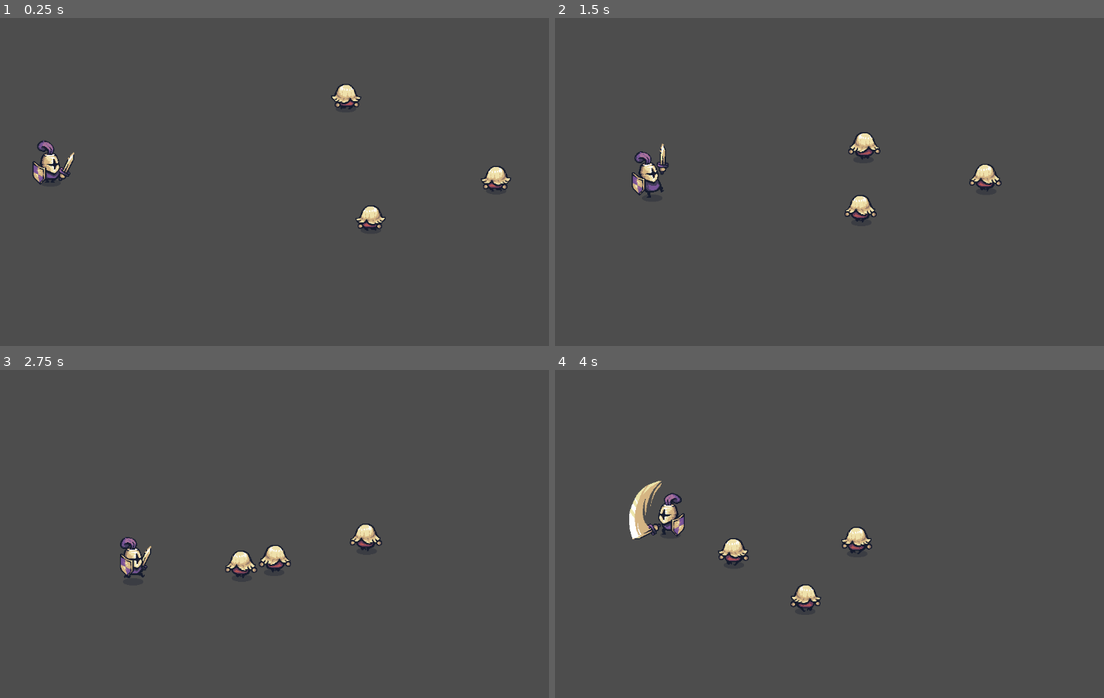
Above: before the commit, frames 1-4 (two rows, left to right).
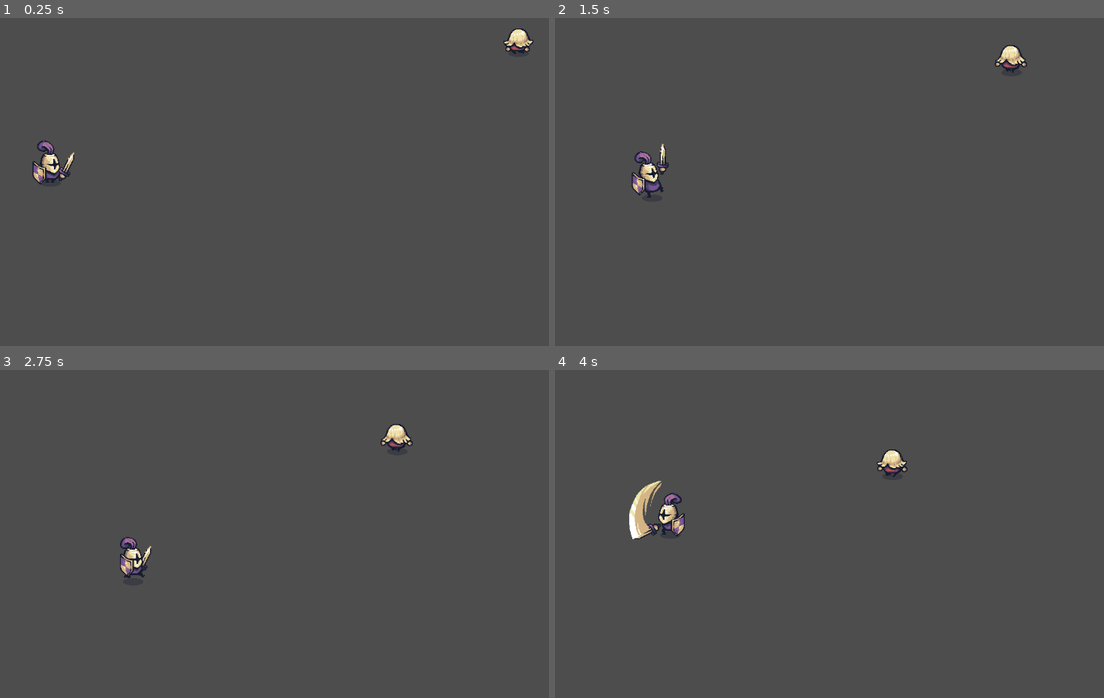
Above: after the commit, the same moments.

Repository: eugeniodomi/Bootcamp-Santander-DIO
Game: Godot game, scene res://test_scenes/test_battle.tscn
The game is run twice, just before and just after one commit, with the same random seed, the same clock (stepped at 60 frames per second) and the same inputs. The project has no main scene, so this scene is started directly.
Inputs (mouse positions are in pixels of both pictures, inside the frame that each line leads up to):
- Up to frame 1 (0.25 s): no input
- Up to frame 2 (1.5 s): move the mouse to (950, 162) at 0.52 s; hold D (move_right) 0.53-1.28 s; click (950, 162) at 0.6 s; move the mouse to (697, 195) at 1.27 s; hold S (move_down) from 1.28 s (still down); click (697, 195) at 1.35 s
- Up to frame 3 (2.75 s): move the mouse to (323, 455) at 2.02 s; release S (move_down) at 2.03 s; hold D (move_right) from 2.03 s (still down); click (323, 455) at 2.1 s
- Up to frame 4 (4 s): move the mouse to (785, 596) at 2.77 s; release D (move_right) at 2.78 s; hold W (move_up) 2.78-3.53 s; click (785, 596) at 2.85 s; move the mouse to (994, 579) at 3.52 s; hold A (move_left) from 3.53 s (still down); click (994, 579) at 3.6 s

The runs differ from the first frame. In frame 1, 1.1% of the frame differs, in the area x 60-98%, y 3-65%; in frame 2, 1.2%, in the area x 52-86%, y 8-63%; in frame 3, 1.2%; in frame 4, 1.2%.

Commit message:
Buscando Inimigos Próximos
feature de "área" de colisão de attack da sowrd implementada

Diff:
--- a/player/player.gd
+++ b/player/player.gd
@@ -5,6 +5,7 @@
 
 @onready var sprite: Sprite2D = $Sprite2D
 @onready var animation_player: AnimationPlayer = $AnimationPlayer #filho do animation player
+@onready var sword_area: Area2D = $SwordArea
 
 var input_vector: Vector2 = Vector2(0, 0)
 var is_running: bool = false #checkbox do space, se era sim vira nao, se nao vira sim
@@ -111,14 +112,18 @@
 	#deal_damage_to_enemies()
 
 func deal_damage_to_enemies() -> void:
-	var enemies = get_tree().get_nodes_in_group("enemies")
-	for enemy in enemies:
-		enemy.damage(sword_damage)
+	var bodies = sword_area.get_overlapping_bodies() #pegar corpos dentro das areas, como corpo de um pawn
+	for body in bodies:
+		if body.is_in_group("enemies"):
+			var enemy: Enemy = body
+			enemy.damage(sword_damage)
+
+#depreceated anterior teste colisao sword
+#	var enemies = get_tree().get_nodes_in_group("enemies")
+#	for enemy in enemies:
+#		enemy.damage(sword_damage)
 
 	#print("Enemies: ", enemies.size())
 	# Acessar todos os inimigos
 	# Chamar a função "damage"
 	# Primeiro parametro com "sword_damage"
-
-
-	pass
--- a/player/player.tscn
+++ b/player/player.tscn
@@ -248,6 +248,9 @@
 "run": SubResource("Animation_t351i")
 }
 
+[sub_resource type="CircleShape2D" id="CircleShape2D_tjn6y"]
+radius = 120.037
+
 [node name="Player" type="CharacterBody2D"]
 motion_mode = 1
 script = ExtResource("1_rbol3")
@@ -269,3 +272,10 @@
 "": SubResource("AnimationLibrary_bk5yf")
 }
 autoplay = "idle"
+
+[node name="SwordArea" type="Area2D" parent="."]
+
+[node name="CollisionShape2D" type="CollisionShape2D" parent="SwordArea"]
+position = Vector2(0, -25)
+shape = SubResource("CircleShape2D_tjn6y")
+debug_color = Color(0.717829, 0.331708, 0.872128, 0)
--- a/test_scenes/test_battle.tscn
+++ b/test_scenes/test_battle.tscn
@@ -9,10 +9,4 @@
 position = Vector2(170, 329)
 
 [node name="Pawn6" parent="." instance=ExtResource("2_yic7q")]
-position = Vector2(1052, 326)
-
-[node name="Pawn7" parent="." instance=ExtResource("2_yic7q")]
-position = Vector2(811, 406)
-
-[node name="Pawn6" parent="Pawn7" instance=ExtResource("2_yic7q")]
-position = Vector2(-56, -258)
+position = Vector2(1094, 54)
Not shown: 1 places in player/player.tscn that only renumber resources
